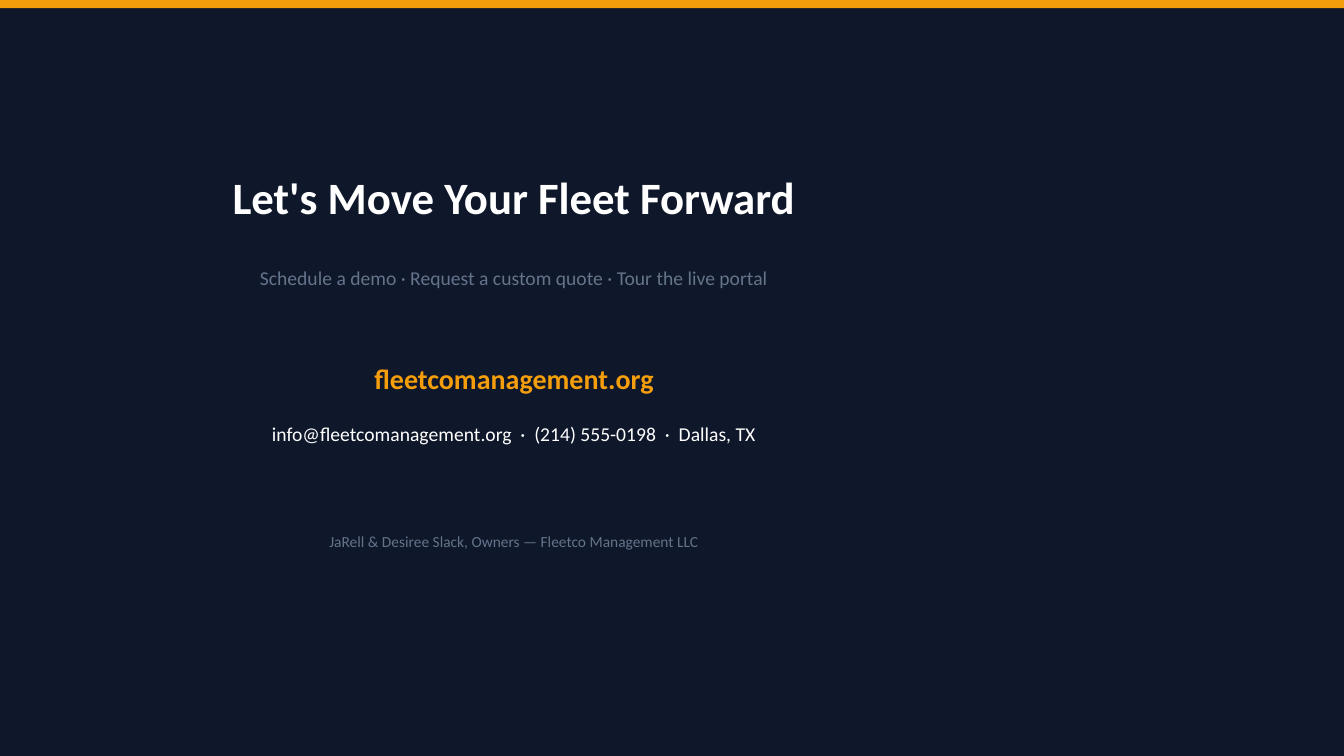
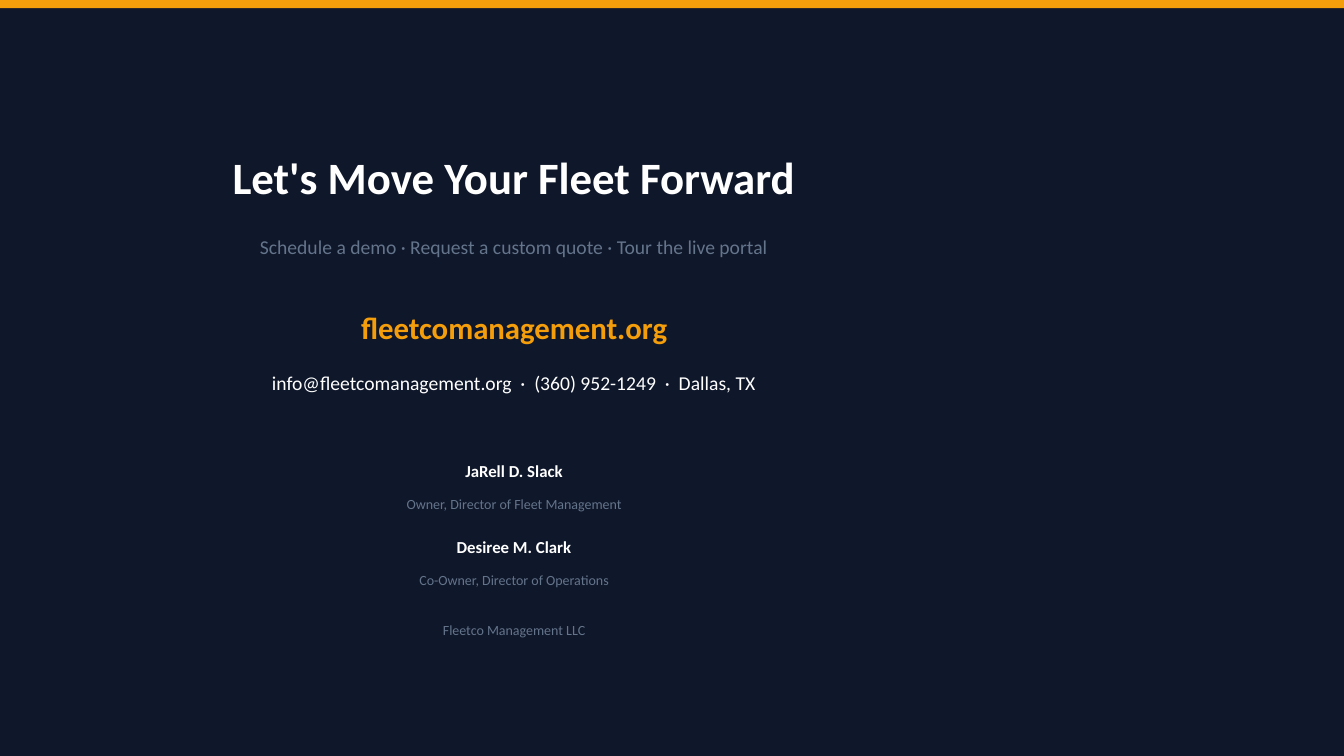
Before and after one commit to slackjarell-tech/fleetco-management, a slide deck: slide 8 of marketing/FleetCo-Client-Presentation.pptx. Drawn at 1344x756 pixels with LibreOffice and Linux fonts; fonts in the diff are those of the drawing. Boxes give left, top, right and bottom in pixels: in the first picture for what was removed or moved away, otherwise in the second. Text is boxed around its words. In the diff, an @@ line names an element or a change of style, - is before the commit and + after.

Commit message:
Update marketing deck and site with real FleetCo branding.
Use (360) 952-1249, live pricing ($299/$599/$999), and leadership names across PowerPoint, site config, and contact page.

```diff
--- a/marketing/FleetCo-Client-Presentation.pptx
+++ b/marketing/FleetCo-Client-Presentation.pptx
@@ text "Let's Move Your Fleet Forward": place and size @@
-text "Let's Move Your Fleet Forward" at (233, 182, 795, 215)
+text "Let's Move Your Fleet Forward" at (233, 162, 795, 195)
@@ text "Schedule a demo · Request ...": place and size @@
-text "Schedule a demo · Request ..." at (260, 271, 767, 288)
+text "Schedule a demo · Request ..." at (260, 240, 767, 257)
@@ text "fleetcomanagement.org": place and size @@
-text "fleetcomanagement.org" at (374, 369, 653, 394)
+text "fleetcomanagement.org" at (361, 317, 667, 345)
@@ text "fleetcomanagement.org" at (361, 317, 667, 345): size 20 to 22 pt @@
@@ text at (272, 376, 756, 394): text changed @@
-info@fleetcomanagement.org · (214) 555-0198 · Dallas, TX
+info@fleetcomanagement.org · (360) 952-1249 · Dallas, TX
@@ text at (465, 465, 562, 477): text changed; size 11 to 12 pt; text colour #64748B to #FFFFFF; bold on @@
-JaRell & Desiree Slack, Owners — Fleetco Management LLC
+JaRell D. Slack
@@ text added at (407, 499, 622, 511), 10 pt, text #64748B @@
+Owner, Director of Fleet Management
@@ text added at (457, 541, 571, 553), 12 pt, text #FFFFFF, bold @@
+Desiree M. Clark
@@ text added at (419, 575, 609, 587), 10 pt, text #64748B @@
+Co-Owner, Director of Operations
@@ text added at (443, 625, 585, 637), 10 pt, text #64748B @@
+Fleetco Management LLC
```
Also in this commit, not shown: 6 other slides changed, 1 slide added, 1 slide removed, 6 other files.
